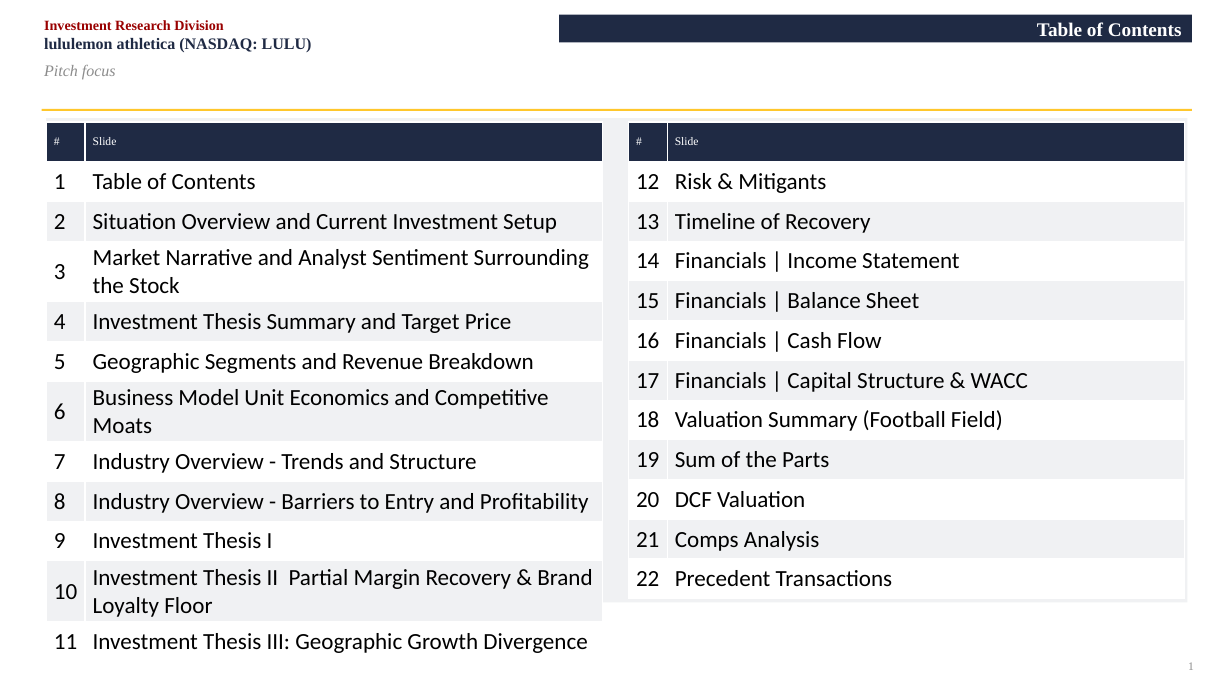
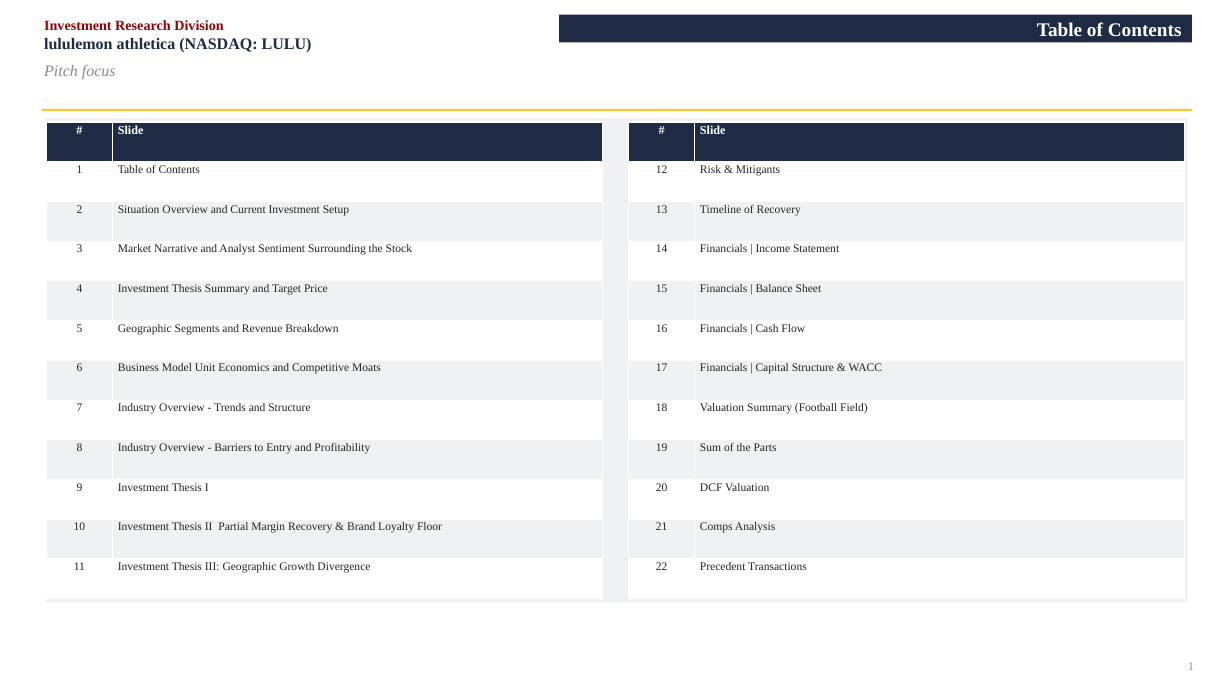
Before and after one commit to vengeanceaiUSC/RM, a slide deck: slide 1 of LULU/LULU_Investment_Pitch_Deck.pptx. Drawn at 1232x693 pixels with LibreOffice and Linux fonts; fonts in the diff are those of the drawing. Boxes give left, top, right and bottom in pixels: in the first picture for what was removed or moved away, otherwise in the second. Text is boxed around its words. In the diff, an @@ line names an element or a change of style, - is before the commit and + after.

```diff
--- a/LULU/LULU_Investment_Pitch_Deck.pptx
+++ b/LULU/LULU_Investment_Pitch_Deck.pptx
@@ table at (46, 122, 603, 599) @@
@@ size 9 to 9.5 pt, bold on in "#", "Slide" @@
@@ size 18 to 9 pt, font Calibri to Times New Roman, text colour #000000 to #262626 @@
@@ alignment left to centre @@
@@ table at (628, 122, 1185, 599) @@
@@ size 9 to 9.5 pt, bold on in "#", "Slide" @@
@@ size 18 to 9 pt, font Calibri to Times New Roman, text colour #000000 to #262626 @@
@@ alignment left to centre @@
```
Also in this commit, not shown: 9 other slides changed, 1 other file.
